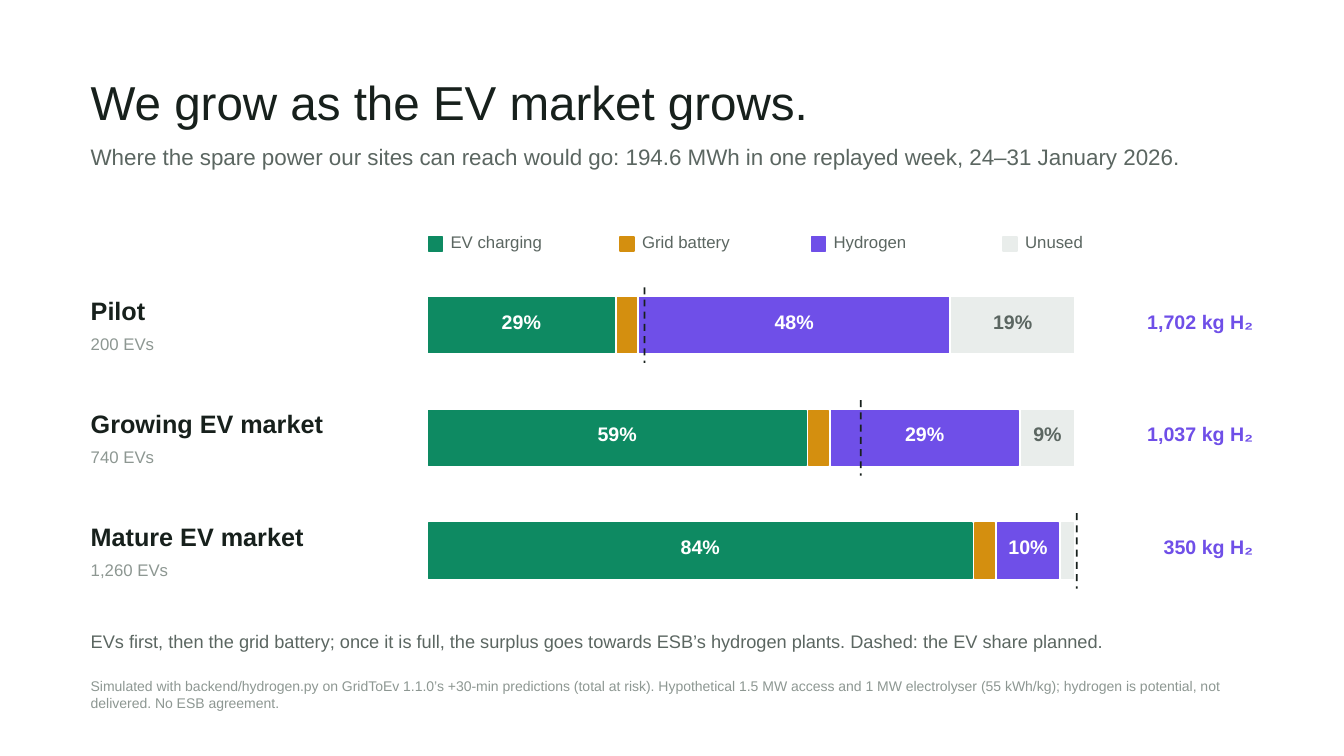
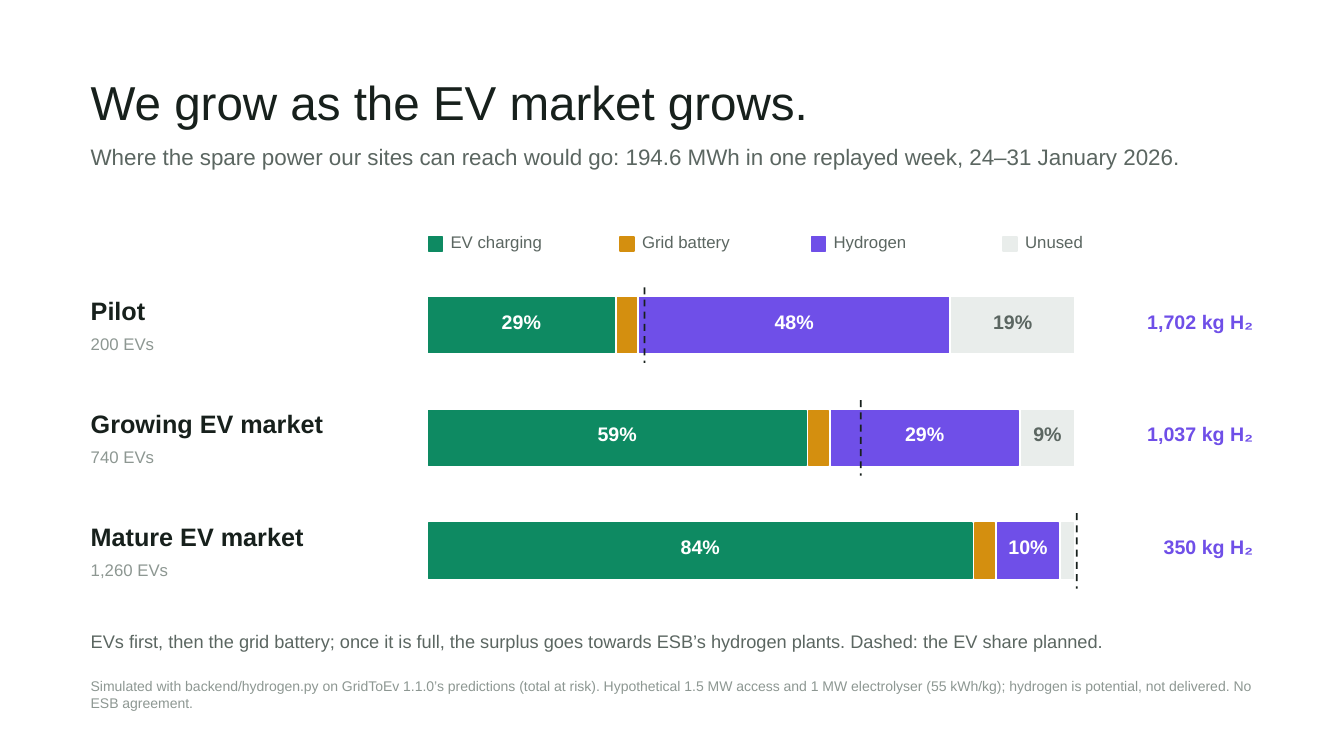
Before and after one commit to MarcoLadeira/SaveThePlanet, a slide deck: slide 12 of docs/demo/SaveThePlanet-pitch.pptx. Drawn at 1344x756 pixels with LibreOffice and Linux fonts; fonts in the diff are those of the drawing. Boxes give left, top, right and bottom in pixels: in the first picture for what was removed or moved away, otherwise in the second. Text is boxed around its words. In the diff, an @@ line names an element or a change of style, - is before the commit and + after.

```diff
--- a/docs/demo/SaveThePlanet-pitch.pptx
+++ b/docs/demo/SaveThePlanet-pitch.pptx
@@ text at box(91, 681, 1252, 711): text changed @@
-Simulated with backend/hydrogen.py on GridToEv 1.1.0’s +30-min predictions (total at risk). Hypothetical 1.5 MW access and 1 MW electrolyser (55 kWh/kg); hydrogen is potential, not delivered. No ESB agreement.
+Simulated with backend/hydrogen.py on GridToEv 1.1.0’s predictions (total at risk). Hypothetical 1.5 MW access and 1 MW electrolyser (55 kWh/kg); hydrogen is potential, not delivered. No ESB agreement.
```
Also in this commit, not shown: 4 other slides changed, 4 other files.
